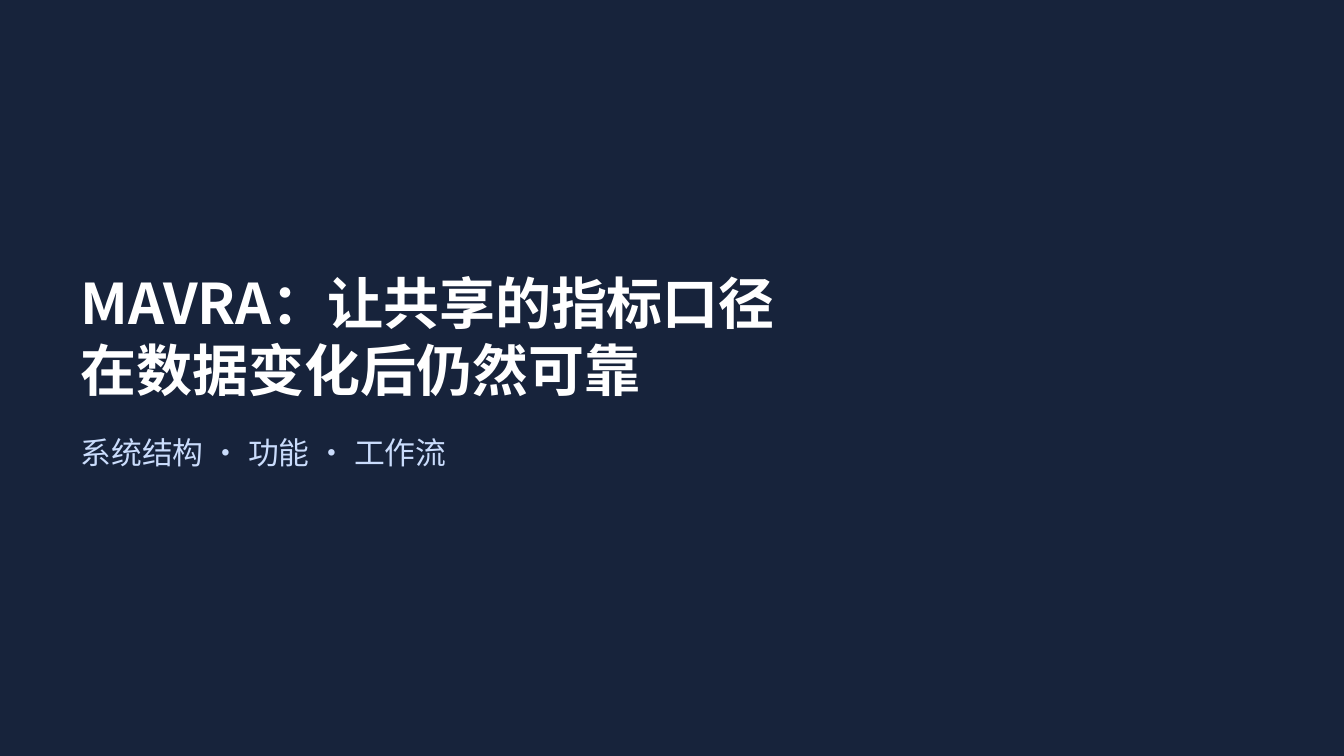
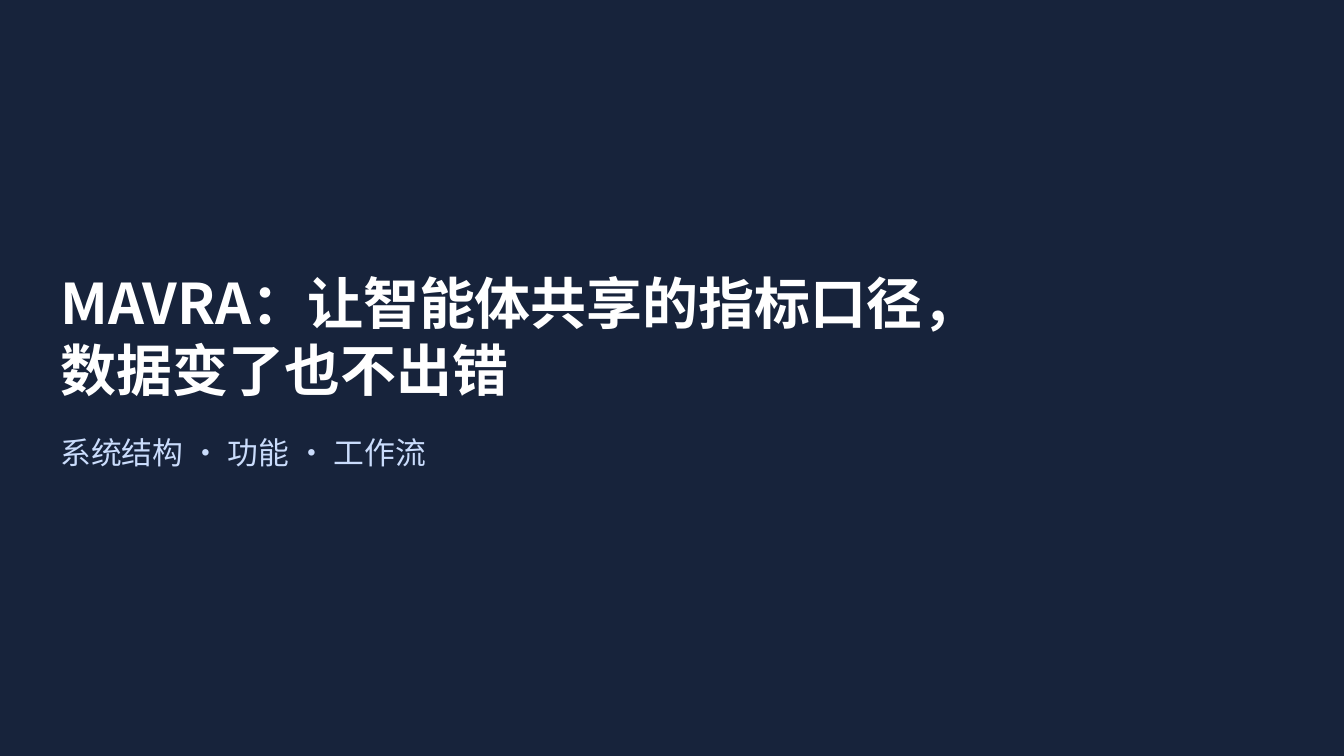
Before and after one commit to mmmttt000045/agent4db-adapter, a slide deck: slide 1 of docs/mavra-system.pptx. Drawn at 1344x756 pixels with LibreOffice and Linux fonts; fonts in the diff are those of the drawing. Boxes give left, top, right and bottom in pixels: in the first picture for what was removed or moved away, otherwise in the second. Text is boxed around its words. In the diff, an @@ line names an element or a change of style, - is before the commit and + after.

```diff
--- a/docs/mavra-system.pptx
+++ b/docs/mavra-system.pptx
@@ title at (x1=60, y1=276, x2=978, y2=396): text changed @@
-MAVRA：让共享的指标口径
-在数据变化后仍然可靠
+MAVRA：让智能体共享的指标口径，
+数据变了也不出错
@@ text "系统结构 · 功能 · 工作流" moved from (x1=81, y1=438, x2=446, y2=467) to (x1=60, y1=438, x2=426, y2=467) @@
```
Also in this commit, not shown: 1 other slide changed, 8 slides added, 4 slides removed, 20 other files.
